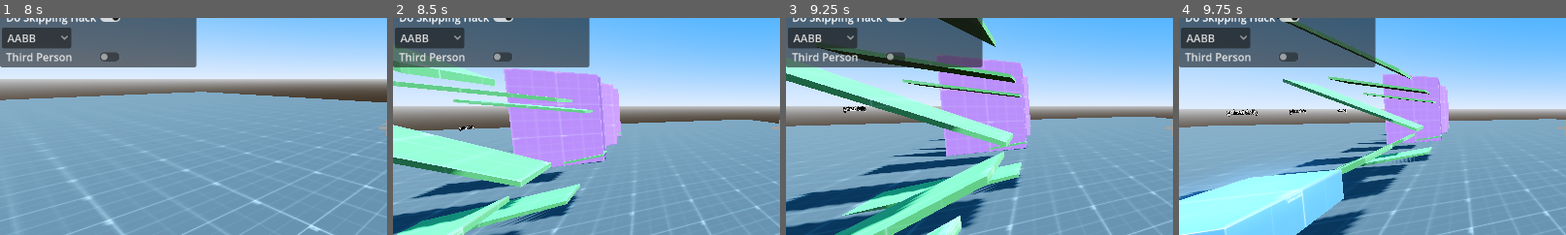
Above: before the commit, frames 1-4 (left to right).
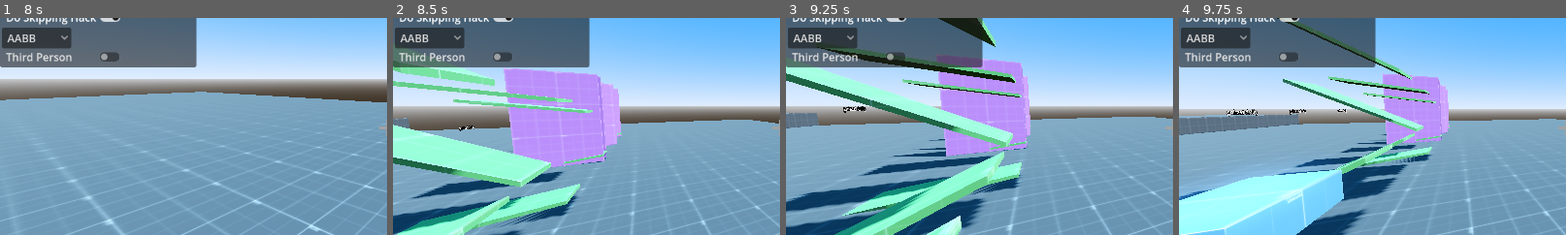
Above: after the commit, the same moments.

Repository: wareya/GodotStairTester
Game: Godot game, scene res://world.tscn
Same seed, same stepped clock (60 frames per second), same inputs: the game is played once before the commit and once after it.
Inputs (mouse positions are % of the whole screen's width and height, from its top left):
- Up to frame 1 (8 s): click "Do Stair Stepping" at 0.5 s; click "Do Skipping Hack" at 1.25 s; click "AABB" at 2 s; click "Third Person" at 2.75 s; click "PANIC (reset to original posi…" at 3.5 s; tap Enter (ui_accept) at 4.25, 4.52, 5, 5.27, 5.75, 6.5, 6.77, 7.25, 7.52 s; move the mouse to (72, 45) at 4.27 s; press the mouse at (72, 45) at 4.28 s; hold D (right) 4.28-5.03 s; move the mouse to (45, 50) at 5.02 s; release the mouse at (45, 50) at 5.03 s; hold W (forward) 5.03-5.78 s; right-click (45, 50) at 5.1 s; move the mouse to (60, 28) at 5.77 s; press the mouse at (60, 28) at 5.78 s; hold D (right) 5.78-6.53 s; move the mouse to (49, 52) at 6.52 s; release the mouse at (49, 52) at 6.53 s; hold W (forward) 6.53-7.28 s; right-click (49, 52) at 6.6 s; move the mouse to (80, 65) at 7.27 s; press the mouse at (80, 65) at 7.28 s; hold A (left) from 7.28 s (still down)
- Up to frame 2 (8.5 s): tap Enter (ui_accept) at 8, 8.27 s; move the mouse to (42, 49) at 8.02 s; release A (left) at 8.03 s; release the mouse at (42, 49) at 8.03 s; hold W (forward) from 8.03 s (still down); right-click (42, 49) at 8.1 s
- Up to frame 3 (9.25 s): move the mouse to (55, 50) at 8.77 s; release W (forward) at 8.78 s; press the mouse at (55, 50) at 8.78 s; hold S (backward) from 8.78 s (still down)
- Up to frame 4 (9.75 s): move the mouse to (46, 48) at 9.52 s; release S (backward) at 9.53 s; release the mouse at (46, 48) at 9.53 s; hold D (right) from 9.53 s (still down); right-click (46, 48) at 9.6 s
The pictures show only the part of the screen within x 0-50%, y 25-75%; the shares and areas given below are measured in that part.

Frame 1 is identical in both runs. In frame 2, 0.2% of the frame differs, in the area x 0-5%, y 45-51%; in frame 3, 0.5%; in frame 4, 2.1%, in the area x 0-32%, y 44-55%.

Commit message:
fix step size estimation probing logic

Diff:
--- a/StairsTestScene.tscn
+++ b/StairsTestScene.tscn
@@ -67,6 +67,12 @@
 transform = Transform3D(1, 0, 0, 0, 1, 0, 0, 0, 1, 0, -0.5, 0)
 use_collision = true
 size = Vector3(59.7816, 1, 34)
+material = SubResource("StandardMaterial3D_kp031")
+
+[node name="CSGBox3D56" type="CSGBox3D" parent="."]
+transform = Transform3D(1, 0, 0, 0, 1, 0, 0, 0, 1, 0, 0.5, 13.25)
+use_collision = true
+size = Vector3(59.7816, 1, 4.5)
 material = SubResource("StandardMaterial3D_kp031")
 
 [node name="CSGBox3D2" type="CSGBox3D" parent="."]
--- a/player/SimplePlayer.gd
+++ b/player/SimplePlayer.gd
@@ -88,6 +88,7 @@
     if do_stairs and velocity.x != 0.0 and velocity.z != 0.0:
         # step 1: upwards trace
         var up_height = probe_probable_step_height() # NOT NECESSARY. can just be step_height.
+        print(up_height)
         ceiling_collision = move_and_collide(up_height * Vector3.UP)
         ceiling_travel_distance = step_height if not ceiling_collision else abs(ceiling_collision.get_travel().y)
         ceiling_position = global_position
@@ -125,7 +126,7 @@
     return found_stairs
 
 func probe_probable_step_height():
-    const hull_height = 1.75
+    const hull_height = 1.75 # edit me
     const center_offset = 0.875 # edit to match the offset between your origin and the center of your hitbox
     const hull_width = 0.625 # approximately the full width of your hull
 
@@ -153,9 +154,9 @@
     raycast.force_shapecast_update()
     if raycast.is_colliding():
         #raycast.position = raycast.get_collision_point(0)
-        raycast.position = raycast.get_collision_point(0)
+        raycast.global_position = raycast.get_collision_point(0)
     else:
-        raycast.position += raycast.target_position
+        raycast.global_position += raycast.target_position
 
     var up_distance = 50.0
     raycast.target_position = Vector3(0.0, 50.0, 0.0)
@@ -164,8 +165,8 @@
     if raycast.is_colliding():
         up_distance = raycast.get_collision_point(0).y - raycast.position.y
 
-    var down_distance = 50.0
-    raycast.target_position = Vector3(0.0, -50.0, 0.0)
+    var down_distance = center_offset
+    raycast.target_position = Vector3(0.0, -center_offset, 0.0)
     #raycast.force_raycast_update()
     raycast.force_shapecast_update()
     if raycast.is_colliding():
@@ -204,6 +205,7 @@
 
     # CHANGE ME: replace this with your own movement-and-stair-climbing code
     var found_stairs = move_and_climb_stairs(delta)
+    print(found_stairs)
 
     if not is_on_floor():
         velocity.y -= gravity * delta * 0.5
